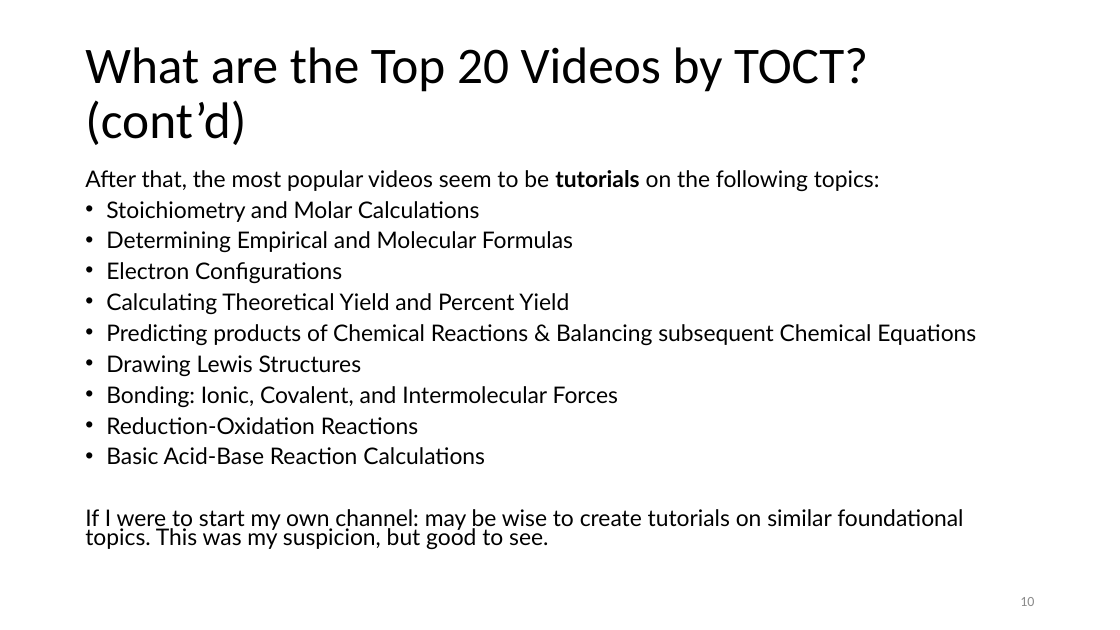
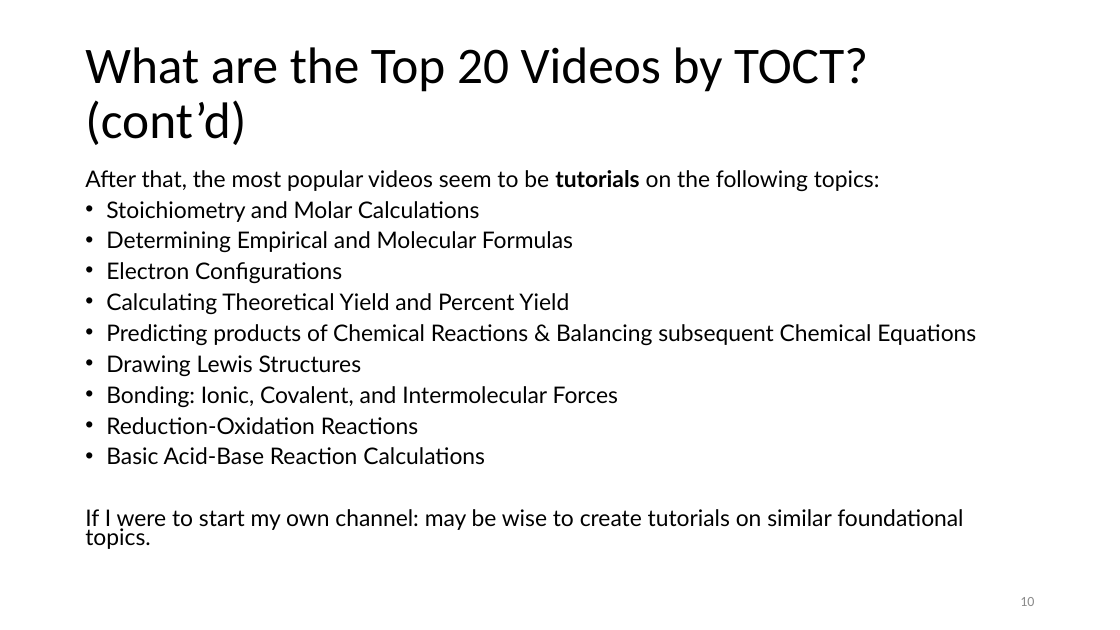
Before and after one commit to andilore/chemistry-youtube-videos, a slide deck: slide 10 of Top Chemistry-Related Youtube Channels.pptx. Drawn at 1120x630 pixels with LibreOffice and Linux fonts; fonts in the diff are those of the drawing. Boxes give left, top, right and bottom in pixels: in the first picture for what was removed or moved away, otherwise in the second. Text is boxed around its words. In the diff, an @@ line names an element or a change of style, - is before the commit and + after.

```diff
--- a/Top Chemistry-Related Youtube Channels.pptx
+++ b/Top Chemistry-Related Youtube Channels.pptx
@@ text at bbox=[85, 509, 963, 549]: text changed @@
-If I were to start my own channel: may be wise to create tutorials on similar foundational topics. This was my suspicion, but good to see.
+If I were to start my own channel: may be wise to create tutorials on similar foundational topics.
```
Also in this commit, not shown: 9 other slides changed.
